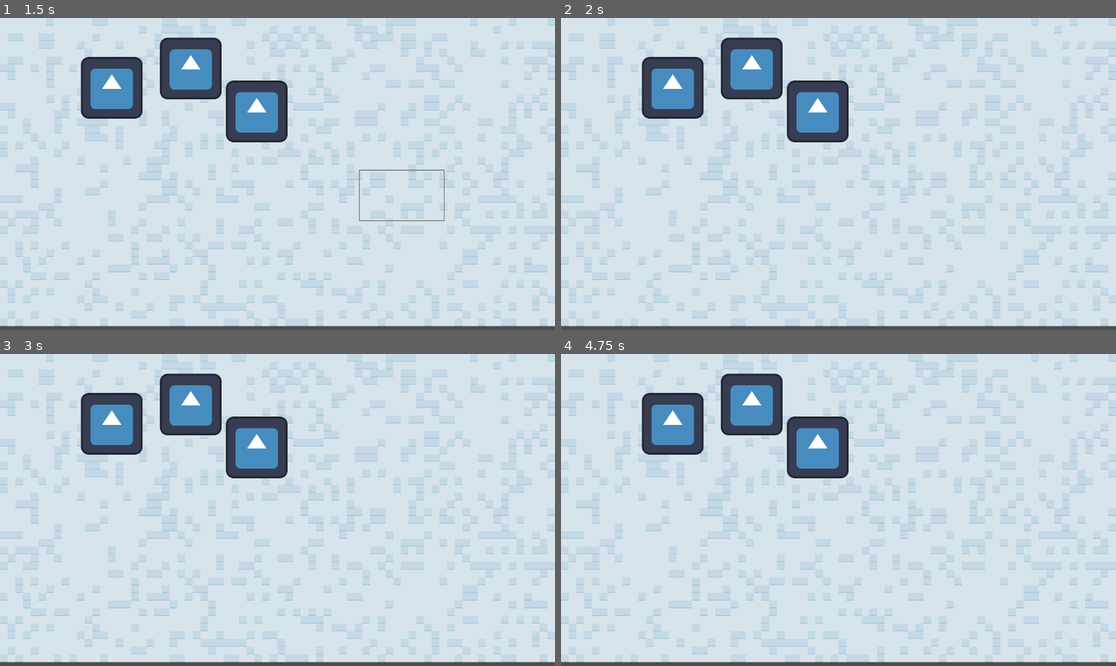
Above: before the commit, frames 1-4 (two rows, left to right).
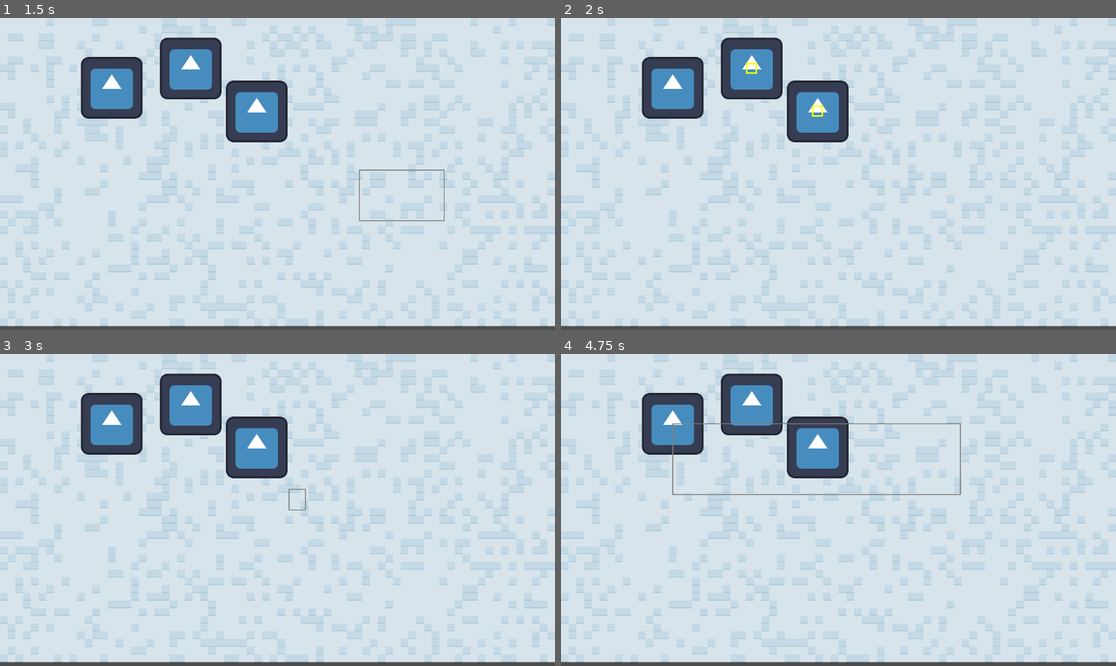
Above: after the commit, the same moments.

Repository: Komiyaki/CookingRTS
Game: Godot game, scene res://Scenes/Game/game_scene.tscn
The game is run twice, just before and just after one commit, with the same random seed, the same clock (stepped at 60 frames per second) and the same inputs. The engine's default icon, where the game draws it, is replaced by a stand-in: a white triangle on a blue panel in a dark square.
Inputs (mouse positions are in pixels of both pictures, inside the frame that each line leads up to):
- Up to frame 1 (1.5 s): tap Enter at 0.5 s; move the mouse to (249, 236) at 0.52 s; click (249, 236) at 0.67 s; tap Space at 1.25 s; drag from (444, 220) to (188, 67) at 1.27 s
- Up to frame 2 (2 s): no input
- Up to frame 3 (3 s): move the mouse to (111, 463) at 2.02 s; click (111, 463) at 2.17 s; tap Enter at 2.75 s; drag from (305, 510) to (255, 447) at 2.77 s
- Up to frame 4 (4.75 s): move the mouse to (755, 432) at 3.52 s; click (755, 432) at 3.67 s; tap Space at 4.25 s; drag from (960, 494) to (672, 422) at 4.27 s

Frame 1 is identical in both runs. In frame 2, less than 0.1% of the frame differs, in the area x 33-48%, y 14-32%; in frame 3, less than 0.1%; in frame 4, 0.5%, in the area x 20-73%, y 22-46%.

Commit message:
Now can reselect and added highlights

Diff:
--- a/Scenes/Game/game_scene.tscn
+++ b/Scenes/Game/game_scene.tscn
@@ -1,11 +1,11 @@
 [gd_scene format=4 uid="uid://ix3cebvvls0j"]
 
 [ext_resource type="Texture2D" uid="uid://dvcoxm2vvvhps" path="res://Asset/Screenshot 2026-07-06 151729.png" id="1_ctr27"]
-[ext_resource type="PackedScene" uid="uid://sck6tmm11m34" path="res://scenes/Systems/Pooler/carried_object.tscn" id="2_2jp0x"]
+[ext_resource type="PackedScene" uid="uid://sck6tmm11m34" path="res://Scenes/Systems/Pooler/carried_object.tscn" id="2_2jp0x"]
 [ext_resource type="Texture2D" uid="uid://34bswe7d45e6" path="res://icon.svg" id="2_ihfs7"]
-[ext_resource type="Script" uid="uid://bkqtct8ws50cu" path="res://scenes/Systems/Pooler/carried_object_pooler.gd" id="3_3iobd"]
-[ext_resource type="Script" uid="uid://81nlhqlit4j8" path="res://scenes/Game/selection_rect.gd" id="3_ihfs7"]
-[ext_resource type="Script" uid="uid://ccls4ar2wll7w" path="res://scenes/Systems/game_manager.gd" id="6_8jgro"]
+[ext_resource type="Script" uid="uid://bkqtct8ws50cu" path="res://Scenes/Systems/Pooler/carried_object_pooler.gd" id="3_3iobd"]
+[ext_resource type="Script" uid="uid://81nlhqlit4j8" path="res://Scenes/Game/selection_rect.gd" id="3_ihfs7"]
+[ext_resource type="Script" uid="uid://ccls4ar2wll7w" path="res://Scenes/Systems/game_manager.gd" id="6_8jgro"]
 
 [sub_resource type="GDScript" id="GDScript_c53t7"]
 
@@ -296,35 +296,35 @@
 tile_map_data = PackedByteArray("AAAAAAAAAAAMAAMAAAAAAAEAAAAMAAMAAAAAAAIAAAAMAAMAAAAAAAMAAAAMAAMAAAAAAAQAAAAMAAMAAAAAAA …(46000 unchanged characters)…
 tile_set = SubResource("TileSet_ihfs7")
 
+[node name="Area2D" type="Area2D" parent="." unique_id=614769482]
+position = Vector2(396, 105)
+
+[node name="Sprite2D" type="Sprite2D" parent="Area2D" unique_id=1296406981]
+texture = ExtResource("2_ihfs7")
+
+[node name="CollisionShape2D" type="CollisionShape2D" parent="Area2D" unique_id=1710732955]
+shape = SubResource("RectangleShape2D_ihfs7")
+
+[node name="Area2D2" type="Area2D" parent="." unique_id=303743378]
+position = Vector2(533, 194)
+
+[node name="Sprite2D" type="Sprite2D" parent="Area2D2" unique_id=18838793]
+texture = ExtResource("2_ihfs7")
+
+[node name="CollisionShape2D" type="CollisionShape2D" parent="Area2D2" unique_id=475467618]
+shape = SubResource("RectangleShape2D_ihfs7")
+
+[node name="Area2D3" type="Area2D" parent="." unique_id=1279646178]
+position = Vector2(232, 145)
+
+[node name="Sprite2D" type="Sprite2D" parent="Area2D3" unique_id=703786751]
+texture = ExtResource("2_ihfs7")
+
+[node name="CollisionShape2D" type="CollisionShape2D" parent="Area2D3" unique_id=123770805]
+shape = SubResource("RectangleShape2D_ihfs7")
+
 [node name="SelectionRect" type="Node2D" parent="." unique_id=1108984876]
 script = ExtResource("3_ihfs7")
-
-[node name="Area2D" type="Area2D" parent="." unique_id=614769482]
-position = Vector2(396, 105)
-
-[node name="Sprite2D" type="Sprite2D" parent="Area2D" unique_id=1296406981]
-texture = ExtResource("2_ihfs7")
-
-[node name="CollisionShape2D" type="CollisionShape2D" parent="Area2D" unique_id=1710732955]
-shape = SubResource("RectangleShape2D_ihfs7")
-
-[node name="Area2D2" type="Area2D" parent="." unique_id=303743378]
-position = Vector2(533, 194)
-
-[node name="Sprite2D" type="Sprite2D" parent="Area2D2" unique_id=18838793]
-texture = ExtResource("2_ihfs7")
-
-[node name="CollisionShape2D" type="CollisionShape2D" parent="Area2D2" unique_id=475467618]
-shape = SubResource("RectangleShape2D_ihfs7")
-
-[node name="Area2D3" type="Area2D" parent="." unique_id=1279646178]
-position = Vector2(232, 145)
-
-[node name="Sprite2D" type="Sprite2D" parent="Area2D3" unique_id=703786751]
-texture = ExtResource("2_ihfs7")
-
-[node name="CollisionShape2D" type="CollisionShape2D" parent="Area2D3" unique_id=123770805]
-shape = SubResource("RectangleShape2D_ihfs7")
 
 [node name="CarriedObjectPooler" type="Node" parent="." unique_id=77116917 node_paths=PackedStringArray("game_manager")]
 script = ExtResource("3_3iobd")
--- a/Scenes/Game/selection_rect.gd
+++ b/Scenes/Game/selection_rect.gd
@@ -6,22 +6,28 @@
 var drag_end := Vector2.ZERO
 var select_rect := RectangleShape2D.new()
 
+const CLICK_THRESHOLD := 8.0
+
 func _unhandled_input(event):
 	if event is InputEventMouseButton and event.button_index == MOUSE_BUTTON_LEFT:
 		if event.pressed:
-			if selected.size() == 0:
-				dragging = true
-				drag_start = get_global_mouse_position()
-				drag_end = drag_start
-				queue_redraw()
+			dragging = true
+			drag_start = get_global_mouse_position()
+			drag_end = drag_start
+			queue_redraw()
 		elif dragging:
 			dragging = false
 			drag_end = get_global_mouse_position()
+			var drag_distance := drag_start.distance_to(drag_end)
+			if drag_distance < CLICK_THRESHOLD:
+				_clear_selection()
+			else:
+				_select_objects()
 			queue_redraw()
-			_select_objects()
 	if event is InputEventMouseMotion and dragging:
 		drag_end = get_global_mouse_position()
 		queue_redraw()
+
 
 func _draw() -> void:
 	if dragging:
@@ -29,8 +35,13 @@
 		var local_end := to_local(drag_end)
 		var rect := Rect2(local_start, local_end - local_start).abs()
 		draw_rect(rect, Color(0.5, 0.5, 0.5), false, 2.0)
+	for obj in selected:
+		if not is_instance_valid(obj):
+			continue
+		_draw_highlight_around_object(obj)
 
 func _select_objects() -> void:
+	_clear_selection()
 	var rect := Rect2(drag_start, drag_end - drag_start).abs()
 	select_rect.size = rect.size
 	var query := PhysicsShapeQueryParameters2D.new()
@@ -39,5 +50,25 @@
 	query.collide_with_areas = true
 	query.collide_with_bodies = true
 	var space := get_world_2d().direct_space_state
-	selected = space.intersect_shape(query, 128)
+	var hits := space.intersect_shape(query, 128)
+	for hit in hits:
+		var collider = hit["collider"]
+		selected.append(collider)
 	print(selected)
+
+func _clear_selection() -> void:
+	selected.clear()
+
+func _draw_highlight_around_object(obj: Node) -> void:
+	var collision_shape := obj.get_node_or_null("CollisionShape2D")
+	if collision_shape == null:
+		return
+	var shape = collision_shape.shape
+	if shape is RectangleShape2D:
+		var size: Vector2 = shape.size
+		var center := to_local(collision_shape.global_position)
+		var rect := Rect2(center - size / 2.0, size)
+		draw_rect(rect, Color(1.0, 1.0, 0.0), false, 3.0)
+	elif shape is CircleShape2D:
+		var center := to_local(collision_shape.global_position)
+		draw_arc(center, shape.radius, 0.0, TAU, 32, Color(1.0, 1.0, 0.0), 3.0)
--- a/Scenes/Systems/game_manager.gd
+++ b/Scenes/Systems/game_manager.gd
@@ -15,11 +15,11 @@
 }
 
 var game_state: GameState = GameState.FIRST_LOAD:
-    set(value):
-        game_state = value
-        if(debug):
-            # ui_manager.display_game_state(GameState.keys()[game_state])
-            pass
+	set(value):
+		game_state = value
+		if(debug):
+			# ui_manager.display_game_state(GameState.keys()[game_state])
+			pass
 
 @export var carried_object_pool: ObjectPooler
 # @export var ui_manager
@@ -29,49 +29,49 @@
 
 # Called when the node enters the scene tree for the first time.
 func _ready() -> void:
-    game_state = GameState.FIRST_LOAD
-    _check_dependencies()
+	game_state = GameState.FIRST_LOAD
+	_check_dependencies()
 
 func _check_dependencies() -> void:
-    # if ui_manager == null:
-    #     push_error("No ui_manager set on %s" % name)
-    if carried_object_pool == null:
-        push_error("No carried_object_pool set on %s" % name)
-    if gm_round_timer == null:
-        push_error("No gm_round_timer set on %s" % name)
+	# if ui_manager == null:
+	#     push_error("No ui_manager set on %s" % name)
+	if carried_object_pool == null:
+		push_error("No carried_object_pool set on %s" % name)
+	if gm_round_timer == null:
+		push_error("No gm_round_timer set on %s" % name)
 
 # Called every frame. 'delta' is the elapsed time since the previous frame.
 func _process(delta: float) -> void:
 
-    match game_state:
-        GameState.FIRST_LOAD:
-            game_state = GameState.FIRST_LOAD
-            print("%s performing first load" % name)
-            # for now dont do much, just start spawning
-            # might play some intro animation or something idk
-            game_state = GameState.ROUND_SWITCH
+	match game_state:
+		GameState.FIRST_LOAD:
+			game_state = GameState.FIRST_LOAD
+			print("%s performing first load" % name)
+			# for now dont do much, just start spawning
+			# might play some intro animation or something idk
+			game_state = GameState.ROUND_SWITCH
 
-        GameState.INTERROUND:
-            # allow shopping for new guys??? idk
-            pass
+		GameState.INTERROUND:
+			# allow shopping for new guys??? idk
+			pass
 
-        GameState.PAUSED:
-            # send signal to all subscribers that game is paused (on pause and unpause)
-            pass
+		GameState.PAUSED:
+			# send signal to all subscribers that game is paused (on pause and unpause)
+			pass
 
-        GameState.ROUND_SWITCH:
-            # increment round counter, load recipe data for next round, start interround timer
-            pass
+		GameState.ROUND_SWITCH:
+			# increment round counter, load recipe data for next round, start interround timer
+			pass
 
-        GameState.GAME_OVER:
-            # show stats
-            # allow restart, or exit to menu
-            pass
+		GameState.GAME_OVER:
+			# show stats
+			# allow restart, or exit to menu
+			pass
 
-        GameState.RESTART:
-            pass
+		GameState.RESTART:
+			pass
 
-        _:
-            push_error("Unexpected GameState value on %s" % name)
+		_:
+			push_error("Unexpected GameState value on %s" % name)
 
-    pass
+	pass
